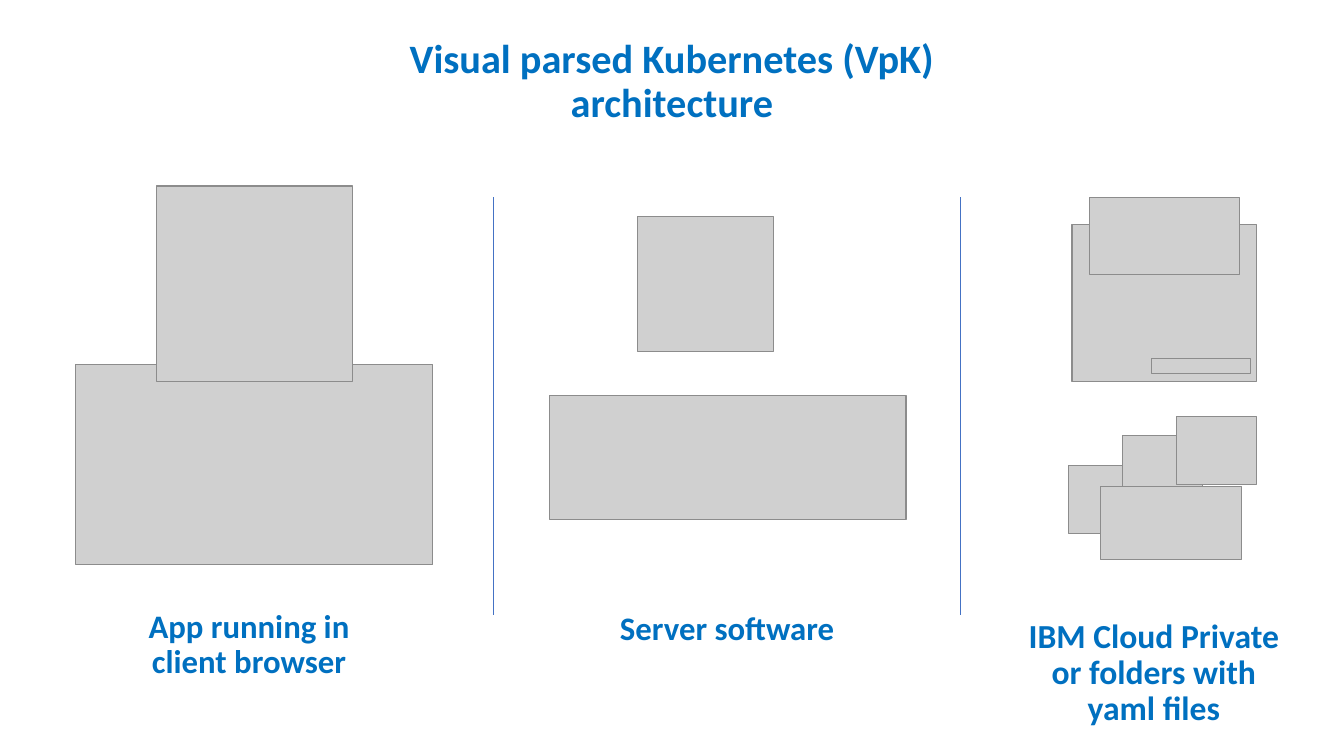
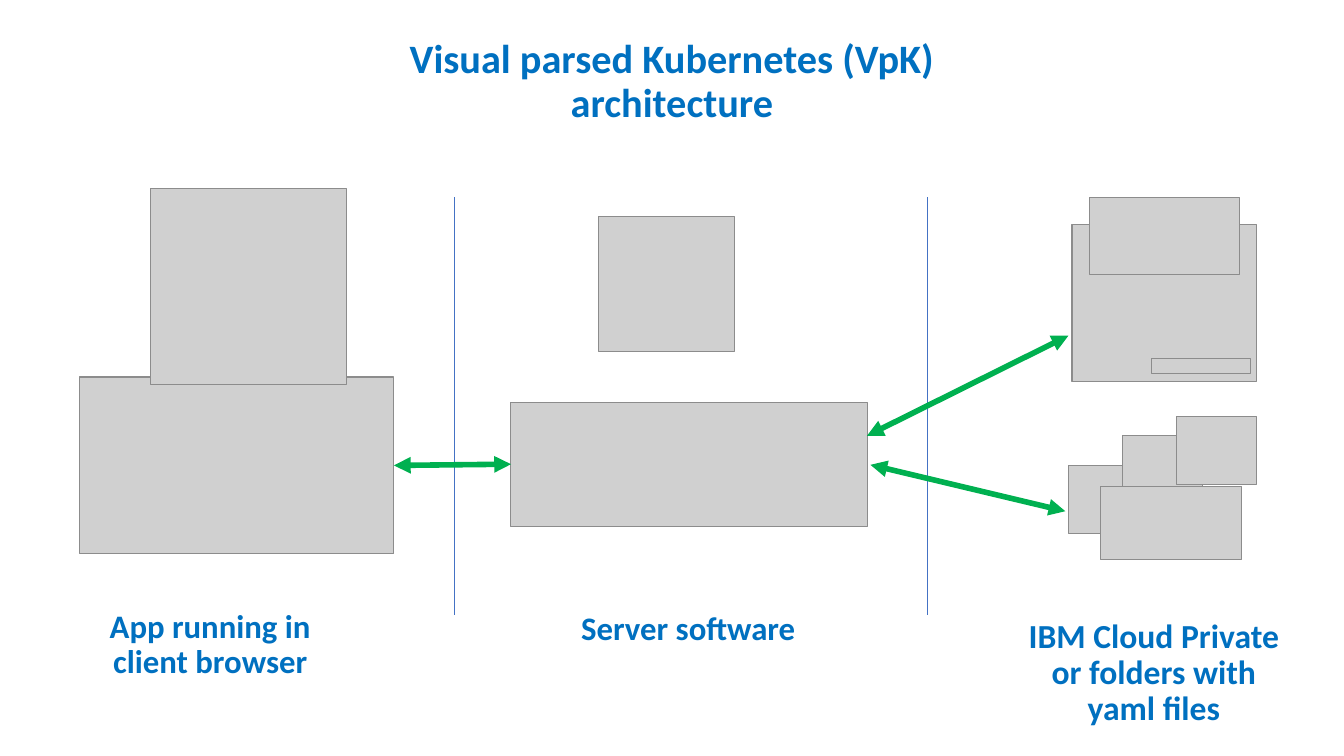
Before and after one commit to maheshdivan/VpK, a slide deck: slide 1 of VpKArcitecture.pptx. Drawn at 1344x756 pixels with LibreOffice and Linux fonts; fonts in the diff are those of the drawing; grey boxes stand for pictures. Boxes give left, top, right and bottom in pixels: in the first picture for what was removed or moved away, otherwise in the second. Text is boxed around its words. In the diff, an @@ line names an element or a change of style, - is before the commit and + after.

Commit message:
Architecture Info

```diff
--- a/VpKArcitecture.pptx
+++ b/VpKArcitecture.pptx
@@ picture moved from (x1=156, y1=187, x2=352, y2=382) to (x1=150, y1=189, x2=346, y2=384) @@
@@ 2 texts, 1 picture, 1 line moved together from (x1=149, y1=198, x2=834, y2=674) to (x1=110, y1=198, x2=795, y2=674) @@
@@ line moved from (961, 198) - (961, 616) to (928, 198) - (928, 616) @@
@@ double arrow added from (867, 436) to (1069, 336), #00B050 4 pt @@
@@ picture resized from (x1=76, y1=364, x2=433, y2=565) to (x1=80, y1=377, x2=394, y2=554) @@
@@ picture moved from (x1=551, y1=395, x2=906, y2=519) to (x1=511, y1=402, x2=867, y2=526) @@
@@ double arrow added from (394, 466) to (511, 465), #00B050 4 pt @@
@@ double arrow added from (871, 465) to (1066, 511), #00B050 4 pt @@
```
